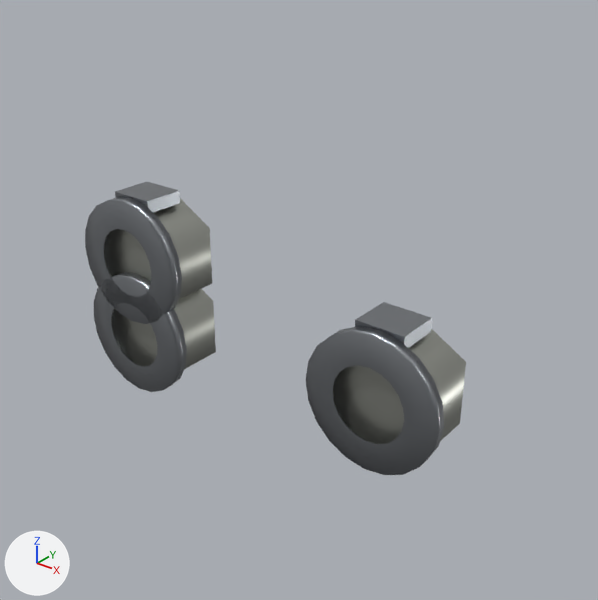
The glTF model porsche-911sc-engine/parts/oil-pump-nuts.glb, before and after one commit.
The view is the same before and after, from a 50 mm lens placed at (61.2, 97.9, -45.6), pointed at (8.5, 163.8, -86.4). The axes (+X, +Y, +Z) are drawn at lower left. The lights are the same throughout. The older version comes first.

Script lines for the objects in view, before the commit:
```python
ob_mesh_0 = bpy.data.objects.new('Mesh_0', me_mesh_0)
ob_mesh_0.parent = ob_oil_pump_nuts_inst0
ob_mesh_0.location = (-14.0, 161.4, -95.9)
ob_mesh_0.rotation_euler = (-1.571, 0.0, 0.0)  # degrees (-90, 0, 0)
ob_mesh_0.scale = (8.1, 8.1, 8.1)
ob_mesh_0_001 = bpy.data.objects.new('Mesh_0.001', me_mesh_0)
ob_mesh_0_001.parent = ob_oil_pump_nuts_inst0
ob_mesh_0_001.location = (-14.0, 161.4, -85.9)
ob_mesh_0_001.rotation_euler = (-1.571, 0.0, 0.0)  # degrees (-90, 0, 0)
ob_mesh_0_001.scale = (8.1, 8.1, 8.1)
ob_mesh_0_002 = bpy.data.objects.new('Mesh_0.002', me_mesh_0)
ob_mesh_0_002.parent = ob_oil_pump_nuts_inst0
ob_mesh_0_002.location = (22.0, 161.4, -91.9)
ob_mesh_0_002.rotation_euler = (-1.571, 0.0, 0.0)  # degrees (-90, 0, 0)
ob_mesh_0_002.scale = (8.1, 8.1, 8.1)
ob_mesh_1 = bpy.data.objects.new('Mesh_1', me_mesh_1)
ob_mesh_1.parent = ob_oil_pump_nuts_inst1
ob_mesh_1.location = (-14.0, 162.8, -96.0)
ob_mesh_1.rotation_euler = (-1.571, 0.0, 0.0)  # degrees (-90, 0, 0)
ob_mesh_1.scale = (7.51, 7.51, 7.51)
ob_mesh_1_001 = bpy.data.objects.new('Mesh_1.001', me_mesh_1)
ob_mesh_1_001.parent = ob_oil_pump_nuts_inst1
ob_mesh_1_001.location = (-14.0, 162.8, -86.0)
ob_mesh_1_001.rotation_euler = (-1.571, 0.0, 0.0)  # degrees (-90, 0, 0)
ob_mesh_1_001.scale = (7.51, 7.51, 7.51)
ob_mesh_1_002 = bpy.data.objects.new('Mesh_1.002', me_mesh_1)
ob_mesh_1_002.parent = ob_oil_pump_nuts_inst1
ob_mesh_1_002.location = (22.0, 162.8, -92.0)
ob_mesh_1_002.rotation_euler = (-1.571, 0.0, 0.0)  # degrees (-90, 0, 0)
ob_mesh_1_002.scale = (7.51, 7.51, 7.51)
```
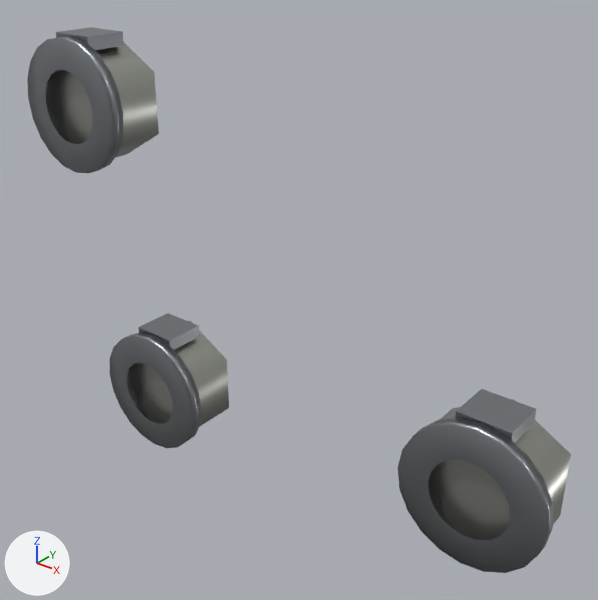
Pixel boxes [x1, y1, x2, y2] of what changed, in the pictures (598 x 600 px):
```json
{"object": "Mesh_0.002", "change": "moved", "before": [306, 302, 444, 475], "after": [398, 389, 553, 573]}
{"object": "Mesh_0.001", "change": "moved", "before": [85, 182, 182, 324], "after": [110, 313, 202, 448]}
{"object": "Mesh_1.002", "change": "moved", "before": [333, 311, 466, 444], "after": [428, 399, 571, 540]}
{"object": "Mesh_0", "change": "moved", "before": [94, 272, 187, 392], "after": [27, 27, 124, 173]}
{"object": "Mesh_1", "change": "moved", "before": [111, 289, 216, 369], "after": [46, 43, 159, 158]}
{"object": "Mesh_1.001", "change": "moved", "before": [104, 198, 212, 299], "after": [127, 321, 229, 426]}
```

The change, as JSON lines over the scene's bpy script:
```json
{"op": "set", "path": "ob_mesh_0.location", "old": "(-14.0, 161.4, -95.9)", "new": "(-22.0, 161.4, -67.9)"}
{"op": "set", "path": "ob_mesh_0_001.location", "old": "(-14.0, 161.4, -85.9)", "new": "(-12.0, 161.4, -103.9)"}
{"op": "set", "path": "ob_mesh_0_002.location", "old": "(22.0, 161.4, -91.9)", "new": "(34.0, 161.4, -97.9)"}
{"op": "set", "path": "ob_mesh_1.location", "old": "(-14.0, 162.8, -96.0)", "new": "(-22.0, 162.8, -68.0)"}
{"op": "set", "path": "ob_mesh_1_001.location", "old": "(-14.0, 162.8, -86.0)", "new": "(-12.0, 162.8, -104.0)"}
{"op": "set", "path": "ob_mesh_1_002.location", "old": "(22.0, 162.8, -92.0)", "new": "(34.0, 162.8, -98.0)"}
```
